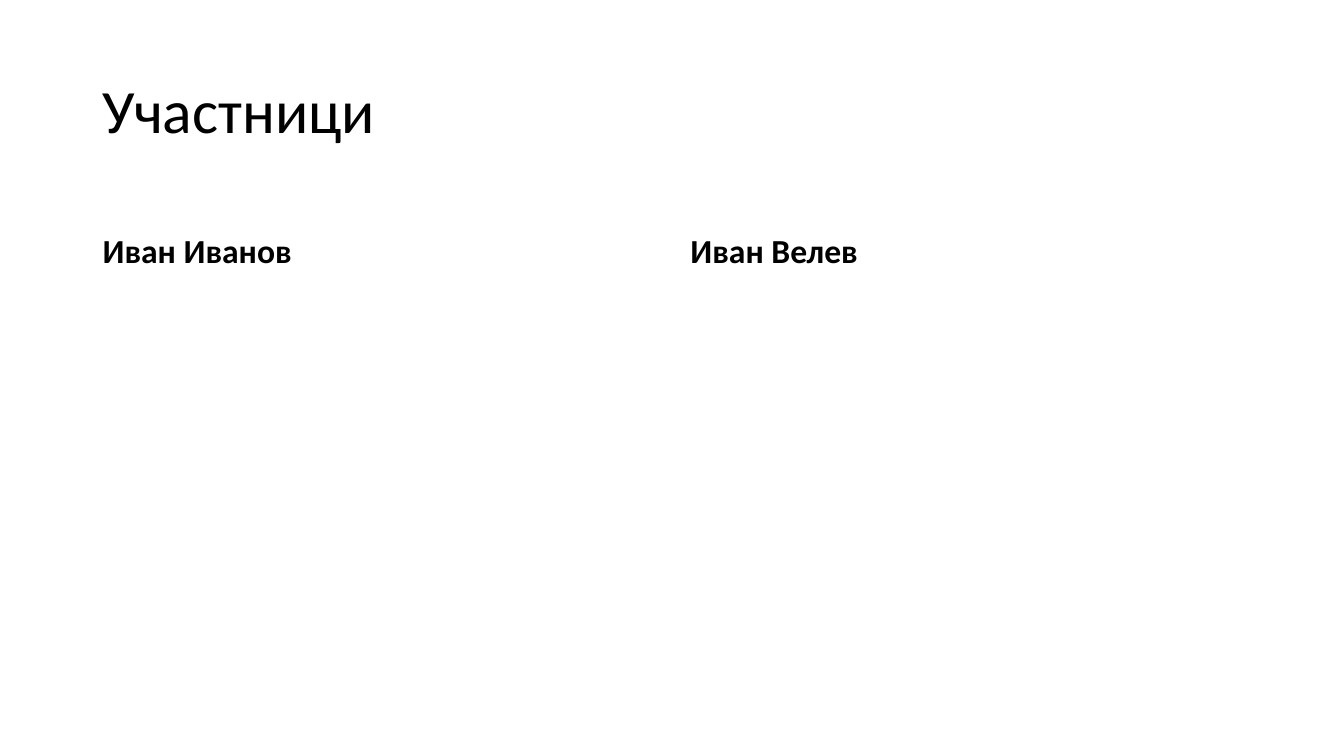
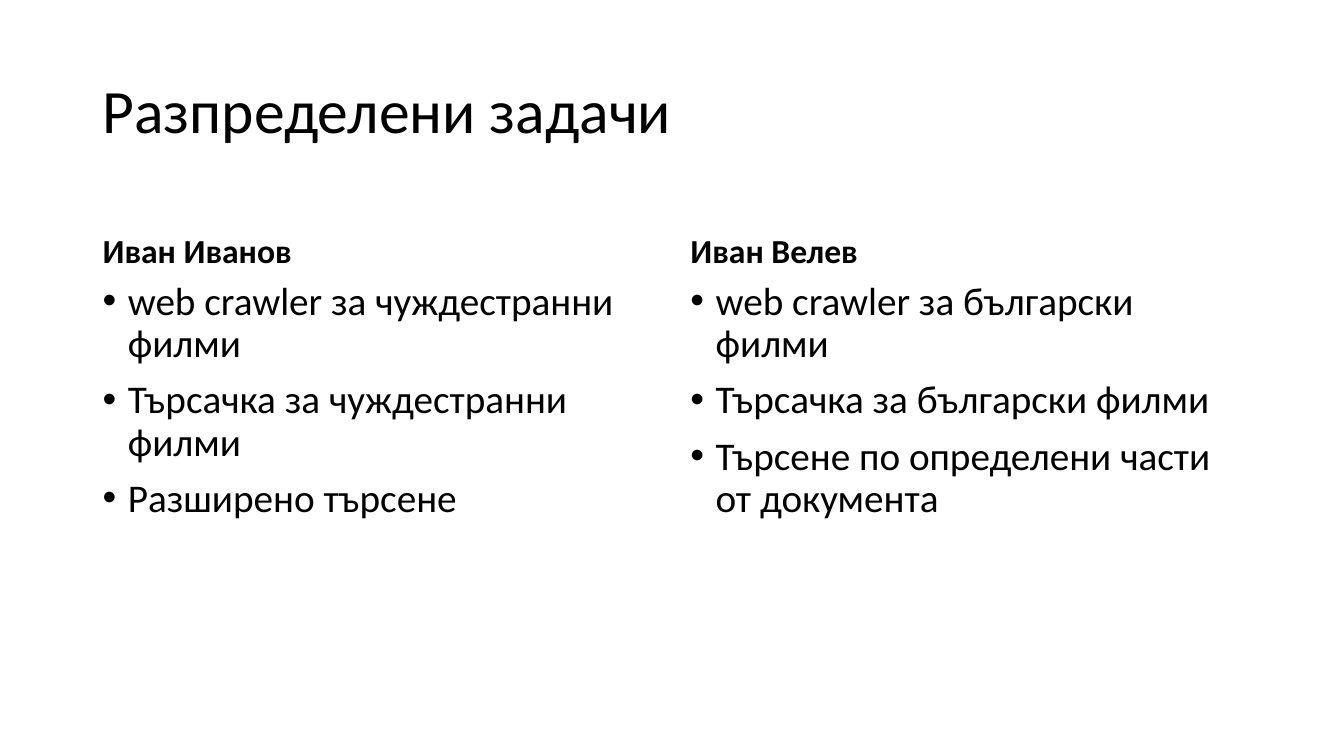
Before and after one commit to ivanovx/fmi-informational-retrieval, a slide deck: slide 5 of Проект.pptx (slide 6 before the commit). Drawn at 1344x756 pixels with LibreOffice and Linux fonts; fonts in the diff are those of the drawing. Boxes give left, top, right and bottom in pixels: in the first picture for what was removed or moved away, otherwise in the second. Text is boxed around its words. In the diff, an @@ line names an element or a change of style, - is before the commit and + after.

```diff
--- a/Проект.pptx
+++ b/Проект.pptx
@@ title at <box>103,93,671,143</box>: text changed @@
-Участници
+Разпределени задачи
@@ text added at <box>128,287,613,519</box>, 28 pt, text #000000 @@
+• web crawler за чуждестранни филми
+• Търсачка за чуждестранни филми
+• Разширено търсене
@@ text added at <box>716,287,1210,519</box>, 28 pt, text #000000 @@
+• web crawler за български филми
+• Търсачка за български филми
+• Търсене по определени части от документа
```
Also in this commit, not shown: 4 other slides changed, 2 slides removed.
